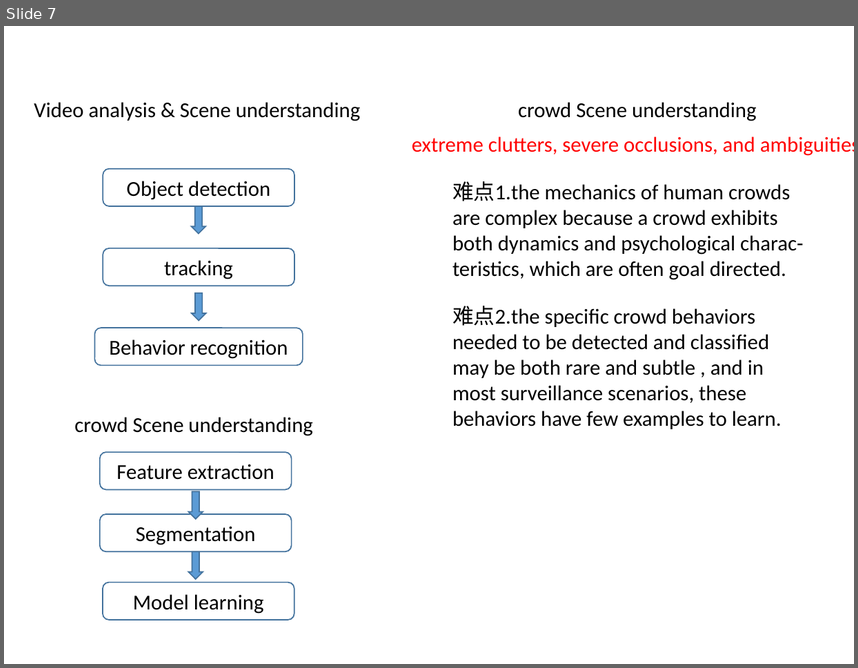
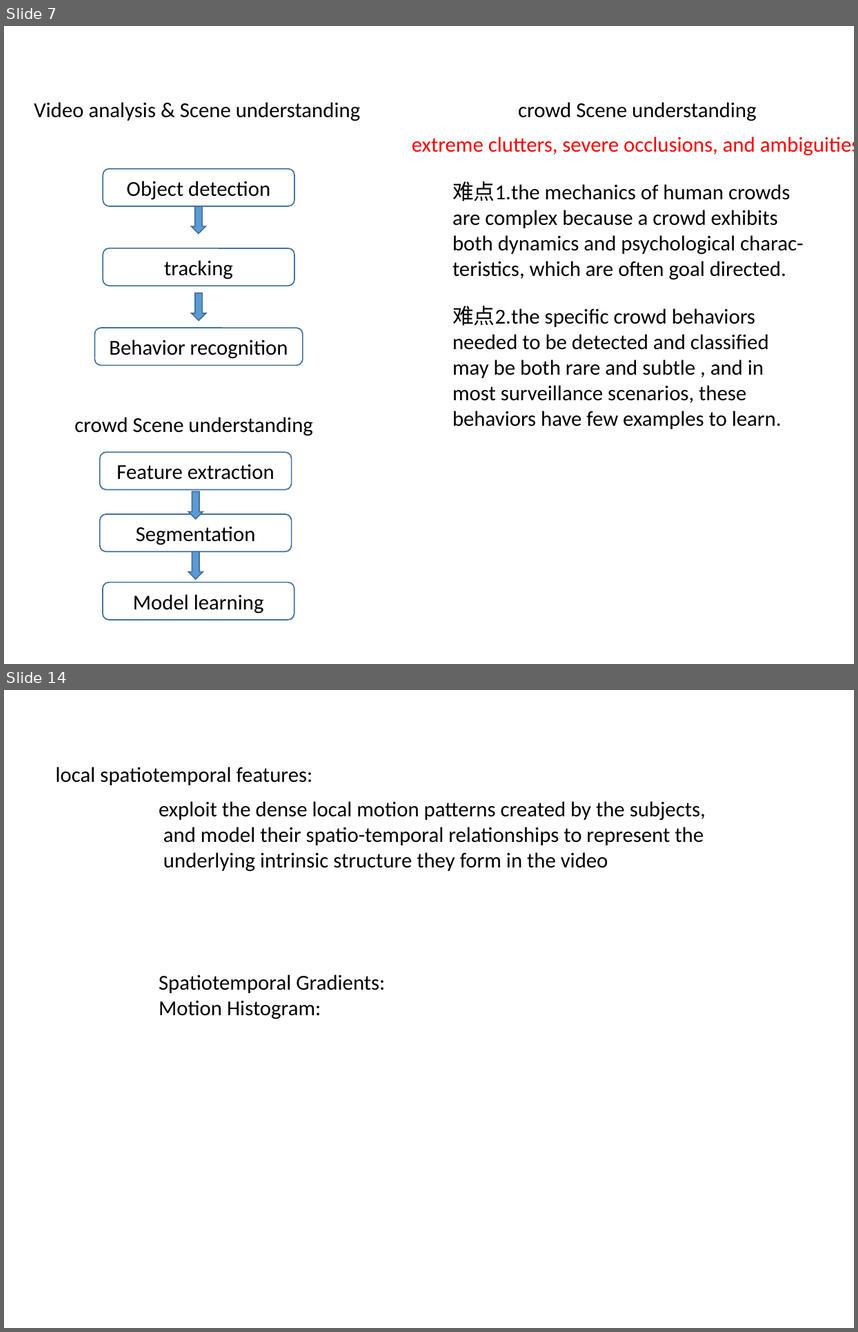
Before and after one commit to simayuhe/crowd-scene-survey, a slide deck: 群体行为分析综述.pptx. Shown one above the other, each under a label of ours: slide 7 before the commit, slides 7 and 14 after it; the slides between them are not shown. The pictures are 858x668 and 858x1332 pixels, drawn with LibreOffice and Linux fonts; fonts in the diff are those of the drawing. Boxes give left, top, right and bottom in pixels: in the first picture for what was removed or moved away, otherwise in the second. Text is boxed around its words. In the diff, an @@ line names an element or a change of style, - is before the commit and + after.

```diff
--- a/群体行为分析综述.pptx
+++ b/群体行为分析综述.pptx
@@ slide 14 added at (x1=4, y1=690, x2=854, y2=1328), background #FFFFFF @@
@@ text added at (x1=56, y1=767, x2=313, y2=785), 18 pt, text #000000 @@
+local spatiotemporal features:
@@ text added at (x1=159, y1=801, x2=706, y2=871), 18 pt, text #000000 @@
+exploit the dense local motion patterns created by the subjects,
+and model their spatio-temporal relationships to represent the
+underlying intrinsic structure they form in the video
@@ text added at (x1=159, y1=974, x2=385, y2=1019), 18 pt, text #000000 @@
+Spatiotemporal Gradients:
+Motion Histogram:
```
Also in this commit, not shown: 5 slides changed, 10 other slides added, 1 slide removed.
